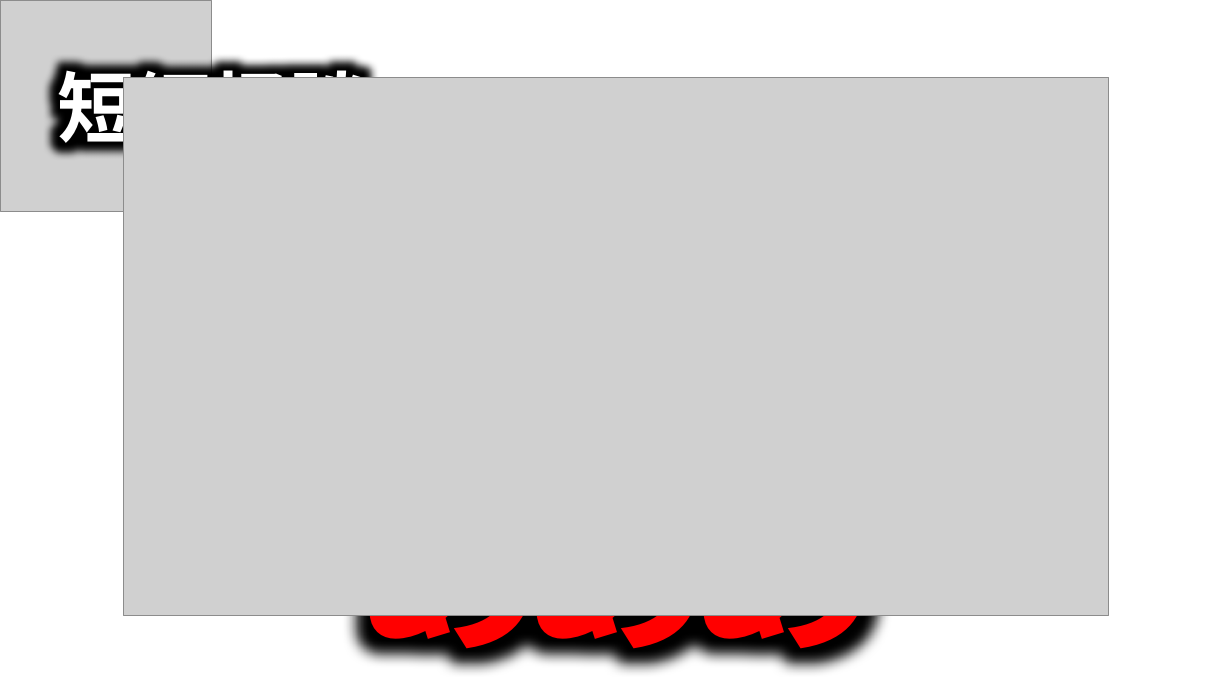
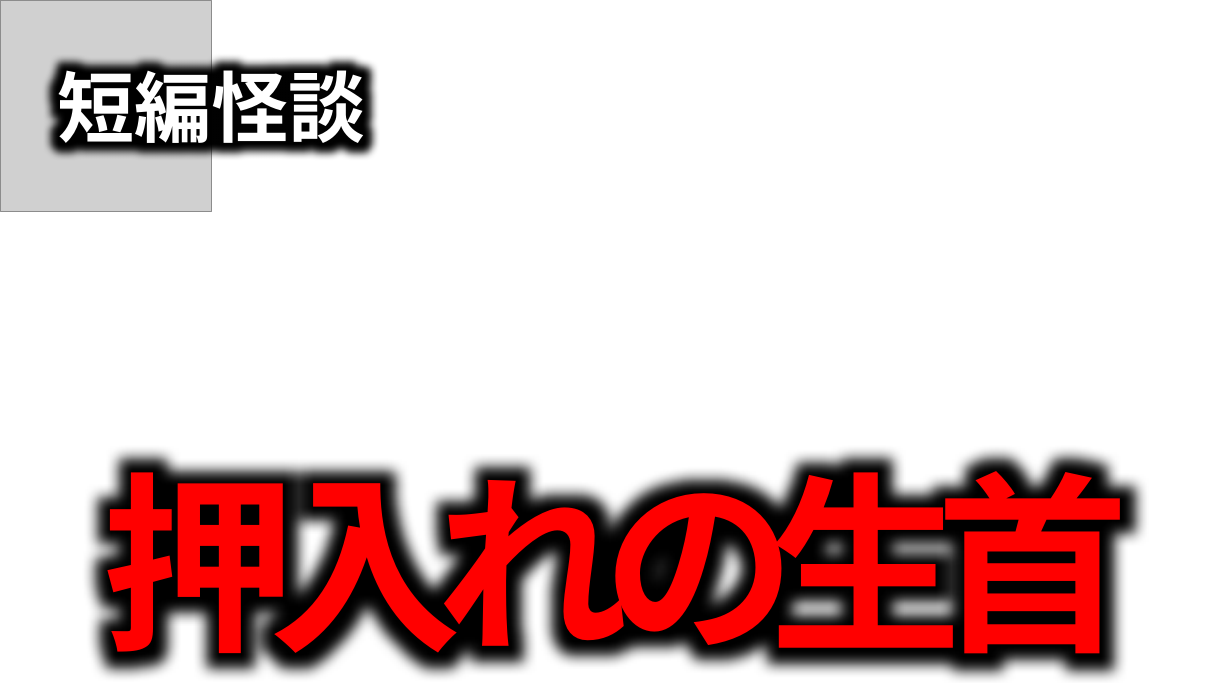
Before and after one commit to takeko333/ContentGenerator, a slide deck: slide 3 of bkup/Channels/ほたてまだこ/サムネイル_Horror.pptx. Drawn at 1232x693 pixels with LibreOffice and Linux fonts; fonts in the diff are those of the drawing; grey boxes stand for pictures; background and template pictures are left out. Boxes give left, top, right and bottom in pixels: in the first picture for what was removed or moved away, otherwise in the second. Text is boxed around its words. In the diff, an @@ line names an element or a change of style, - is before the commit and + after.

Commit message:
261006

```diff
--- a/bkup/Channels/ほたてまだこ/サムネイル_Horror.pptx
+++ b/bkup/Channels/ほたてまだこ/サムネイル_Horror.pptx
@@ picture removed at <box>123,78,1109,616</box> @@
@@ text at <box>103,440,1130,683</box>: text changed @@
-あああ
+押入れの生首
```
